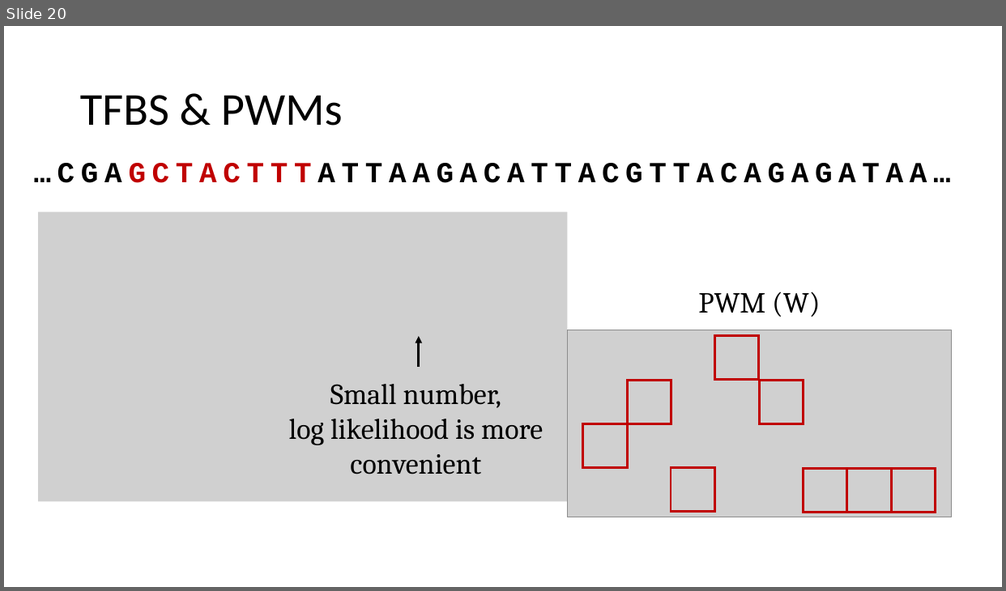
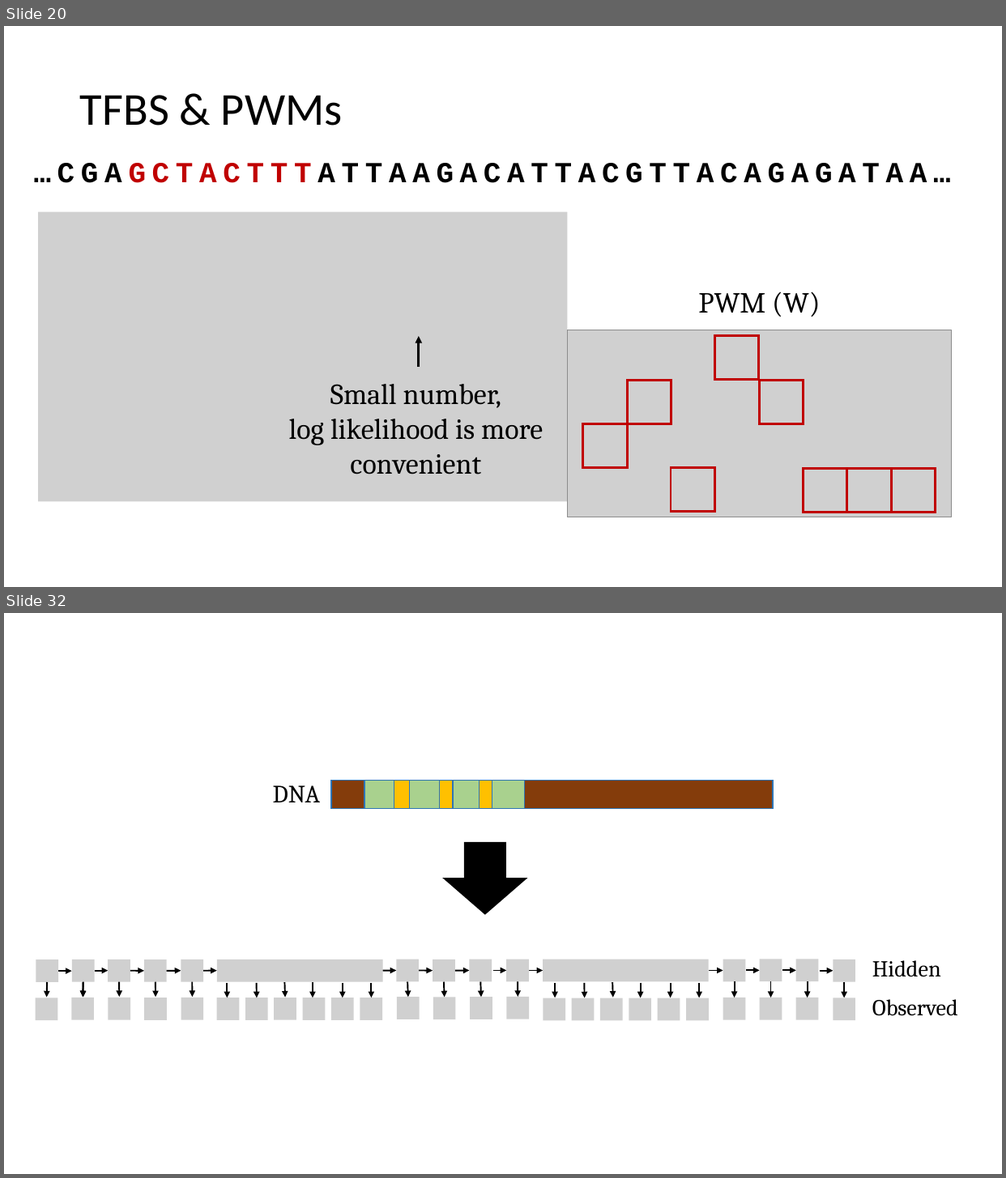
Before and after one commit to David-Taub/HOP-HMM, a slide deck: Help/ThesesPresentation.pptx. Shown one above the other, each under a label of ours: slide 20 before the commit, slides 20 and 32 after it; the slides between them are not shown. The pictures are 1006x591 and 1006x1178 pixels, drawn with LibreOffice and Linux fonts; fonts in the diff are those of the drawing; grey boxes stand for pictures. Boxes give left, top, right and bottom in pixels: in the first picture for what was removed or moved away, otherwise in the second. Text is boxed around its words. In the diff, an @@ line names an element or a change of style, - is before the commit and + after.

```diff
--- a/Help/ThesesPresentation.pptx
+++ b/Help/ThesesPresentation.pptx
@@ slide 32 added at <box>4,613,1002,1174</box>, background #FFFFFF @@
@@ rectangle added at <box>331,781,773,809</box>, fill #843C0B, outline #2E75B6 1 pt @@
@@ rectangle added at <box>364,781,525,809</box>, fill #A9D18E, outline #2E75B6 1 pt @@
@@ rectangle added at <box>394,781,410,809</box>, fill #FFC000, outline #2E75B6 1 pt @@
@@ rectangle added at <box>440,781,454,809</box>, fill #FFC000, outline #2E75B6 1 pt @@
@@ rectangle added at <box>479,781,493,809</box>, fill #FFC000, outline #2E75B6 1 pt @@
@@ text added at <box>273,786,320,803</box>, 24 pt, text #000000 @@
+DNA
@@ down arrow added at <box>444,843,526,914</box>, fill #000000, outline #000000 1 pt @@
@@ group added at <box>36,960,958,1021</box>: 40 pictures, 40 arrows, 2 texts @@
+Hidden
+Observed
```
Also in this commit, not shown: 7 slides changed, 8 other slides added, 3 slides removed, 7 other files.
